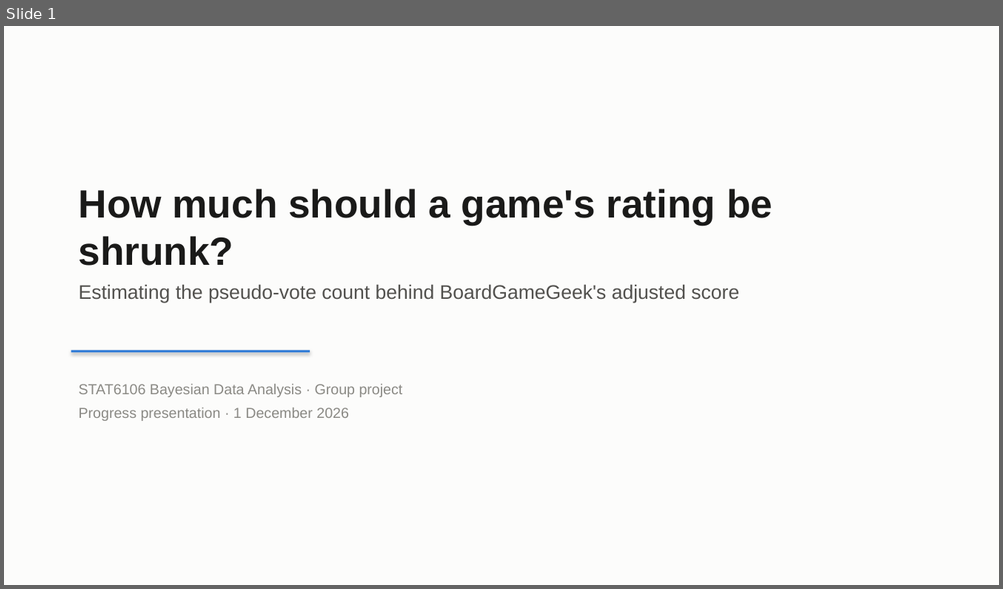
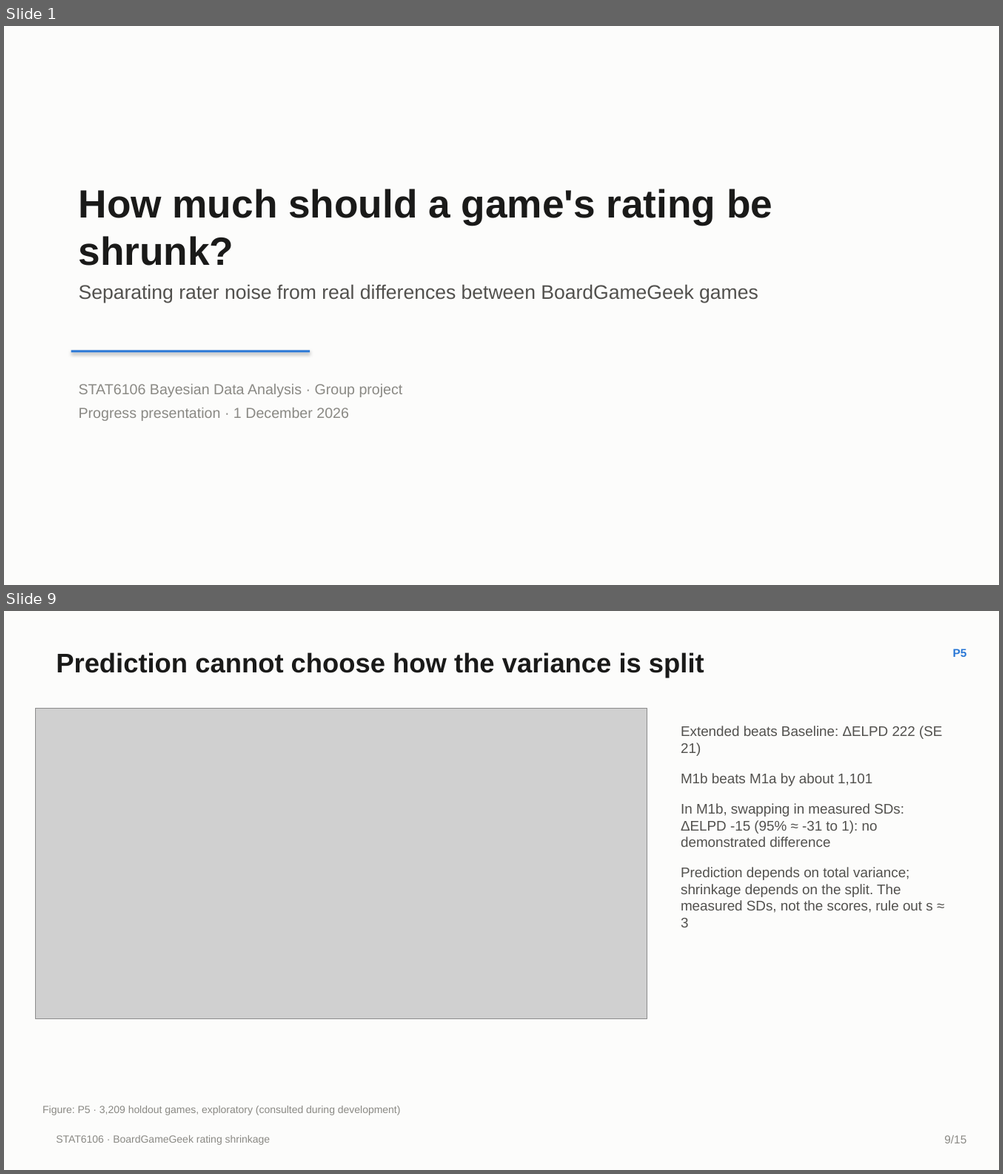
Before and after one commit to iwanttosleeeep/bayesian-boardgame-ratings, a slide deck: slides/Group_deck_draft.pptx. Shown one above the other, each under a label of ours: slide 1 before the commit, slides 1 and 9 after it; the slides between them are not shown. The pictures are 1003x589 and 1003x1174 pixels, drawn with LibreOffice and Linux fonts; fonts in the diff are those of the drawing; grey boxes stand for pictures. Boxes give left, top, right and bottom in pixels: in the first picture for what was removed or moved away, otherwise in the second. Text is boxed around its words. In the diff, an @@ line names an element or a change of style, - is before the commit and + after.

```diff
--- a/slides/Group_deck_draft.pptx
+++ b/slides/Group_deck_draft.pptx
@@ slide 9 added at [4,611,999,1170], background #FCFCFB @@
@@ text added at [56,652,704,678], 26 pt, text #1A1A19, bold @@
+Prediction cannot choose how the variance is split
@@ text added at [953,649,967,657], 11 pt, text #2A78D6, bold @@
+P5
@@ picture added at [35,708,647,1019] @@
@@ text added at [680,726,942,928], 13.5 pt, text #52514E @@
+Extended beats Baseline: ΔELPD 222 (SE 21)
+M1b beats M1a by about 1,101
+In M1b, swapping in measured SDs: ΔELPD -15 (95% ≈ -31 to 1): no demonstrated difference
+Prediction depends on total variance; shrinkage depends on the split. The measured SDs, not the scores, rule out s ≈ 3
@@ text added at [42,1106,401,1116], 10 pt, text #8A8984 @@
+Figure: P5 · 3,209 holdout games, exploratory (consulted during development)
@@ text added at [56,1136,270,1145], 10 pt, text #8A8984 @@
+STAT6106 · BoardGameGeek rating shrinkage
@@ text added at [944,1136,966,1144], 11 pt, text #8A8984 @@
+9/15
@@ slide 1 changed as well @@
@@ text at [79,284,758,303]: text changed @@
-Estimating the pseudo-vote count behind BoardGameGeek's adjusted score
+Separating rater noise from real differences between BoardGameGeek games
```
Also in this commit, not shown: 1 other slide changed, 16 other slides added, 15 slides removed, 6 other files.
